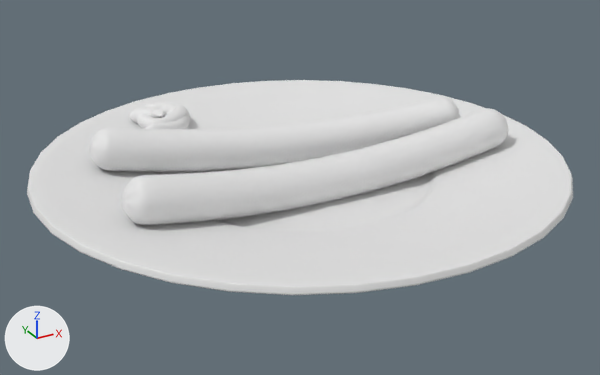
Before and after pictures for a commit that changed the FBX model Assets/Prefabs/Models/plate_sausage_v1.FBX.
The view is the same before and after, from a camera (50 mm lens) standing at (-1.46, -2.687, 1.498) and looking at (0.036, 0.031, 0.139). Lighting does not change. The marker at lower left points along +X, +Y and +Z. Where no turn or scale is listed for an object, it has been applied to the vertices.

The scene before the commit, as lines of its bpy script (objects in view):
```python
me_mesh_001 = bpy.data.meshes.new('Mesh.001')
me_mesh_001.from_pydata(...)  # 794 vertices, 792 faces; spans x -0.84..0.84, y -0.09..0.09, z 0.04..0.29
me_mesh_002 = bpy.data.meshes.new('Mesh.002')
me_mesh_002.from_pydata(...)  # 794 vertices, 792 faces; spans x -0.8..0.77, y -0.3..0.19, z 0.04..0.27
me_mesh_003 = bpy.data.meshes.new('Mesh.003')
me_mesh_003.from_pydata(...)  # 5170 vertices, 5168 faces; spans x -0.147..0.138, y -0.133..0.158, z -0.047..0.06
ob_ketchup = bpy.data.objects.new('ketchup', me_mesh_003)
ob_ketchup.location = (-0.268, 0.782, 0.255)
ob_parówa1 = bpy.data.objects.new('parówa1', me_mesh_002)
ob_parówa1.location = (0.091, 0.297, 0.118)
ob_parówa2 = bpy.data.objects.new('parówa2', me_mesh_001)
ob_parówa2.location = (0.091, -0.142, 0.107)
# also in view: 'talerz' at (0.063, 0.079, 0.201)
```
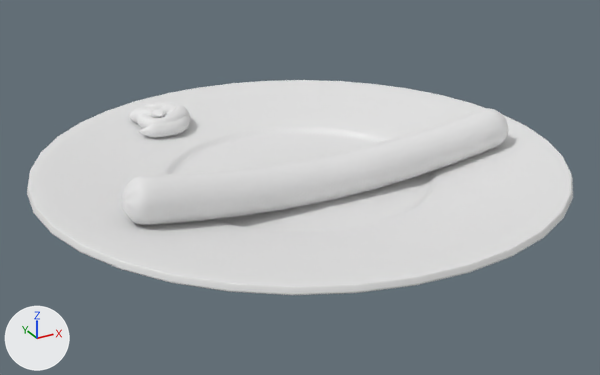
Where the change shows, as pixel boxes [x1, y1, x2, y2] in the pictures (600 x 375 px):
'parówa1', deleted
    before: [89, 97, 460, 172]

Edits to the bpy script that builds the scene:
```text
Remove ob_parówa1:
    ob_parówa1 = bpy.data.objects.new('parówa1', me_mesh_002)
    ob_parówa1.location = (0.091, 0.297, 0.118)
```
